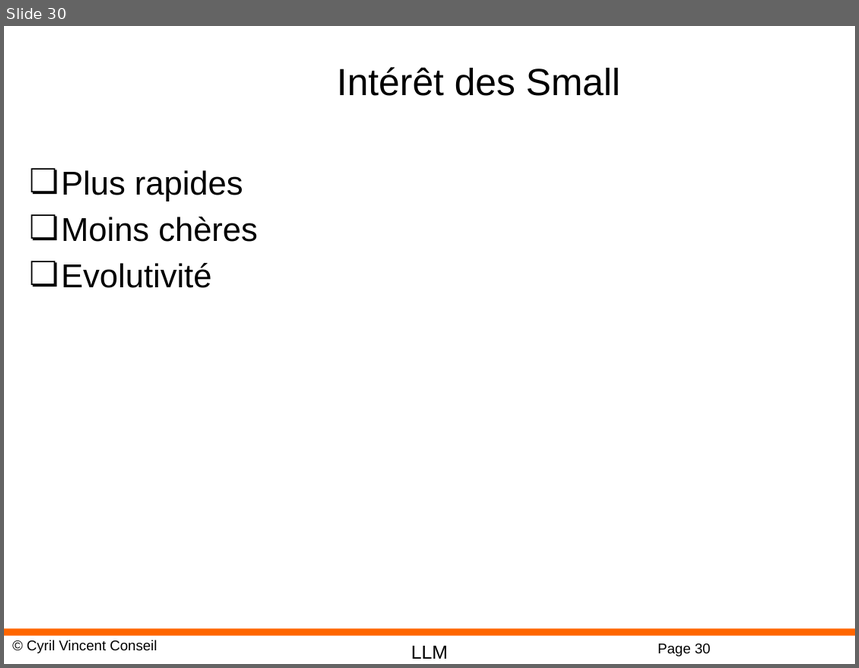
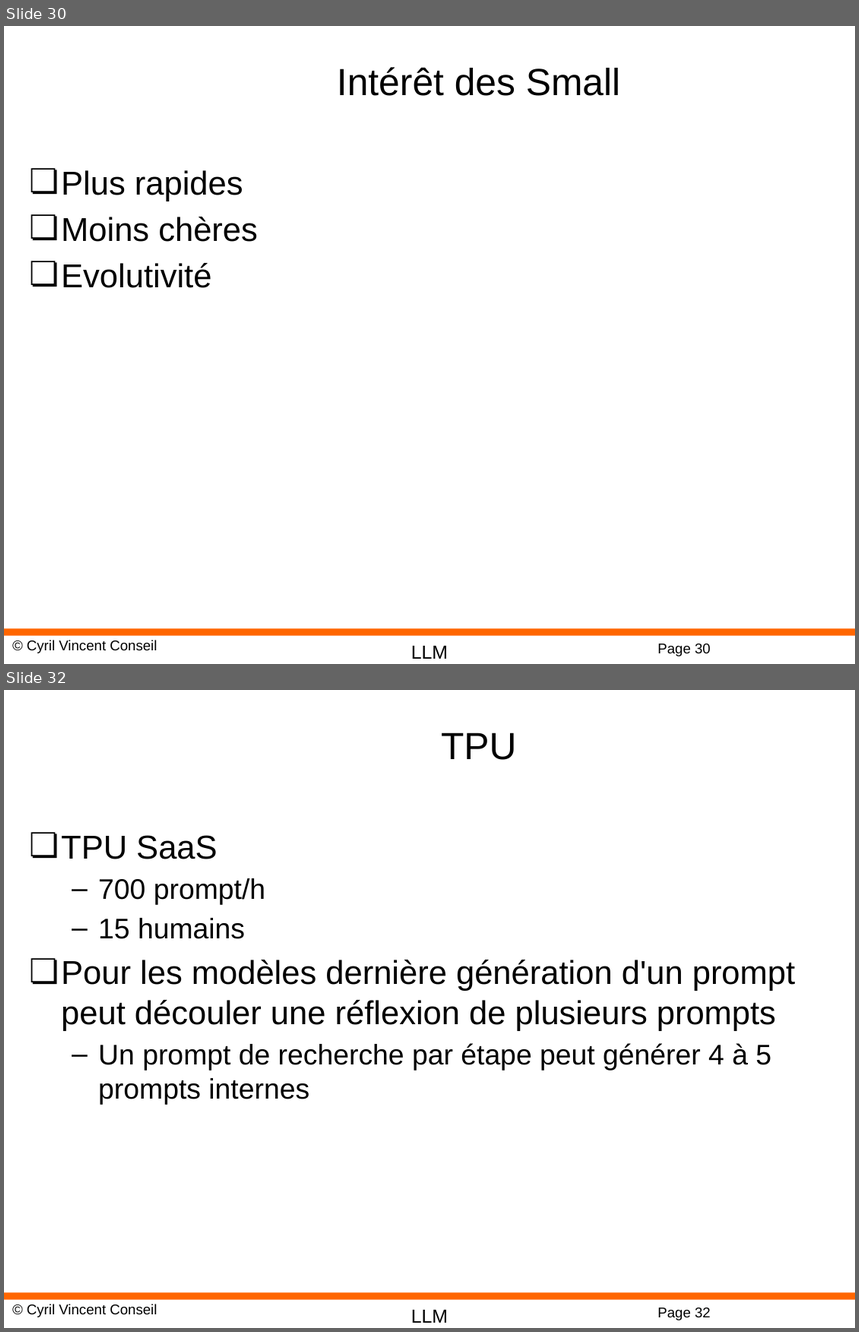
Before and after one commit to cyrilvincent/IA-LLM, a slide deck: AI14-Install-LLM.pptx. Shown one above the other, each under a label of ours: slide 30 before the commit, slides 30 and 32 after it; the slides between them are not shown. The pictures are 859x668 and 859x1332 pixels, drawn with LibreOffice and Linux fonts; fonts in the diff are those of the drawing; background and template pictures are left out. Boxes give left, top, right and bottom in pixels: in the first picture for what was removed or moved away, otherwise in the second. Text is boxed around its words. In the diff, an @@ line names an element or a change of style, - is before the commit and + after.

```diff
--- a/AI14-Install-LLM.pptx
+++ b/AI14-Install-LLM.pptx
@@ slide 32 added at box(4, 690, 855, 1328), background #FFFFFF; not listed: 4 template elements that a slide beside it also shows @@
@@ title added at box(441, 733, 517, 760), 32 pt, text #000000 @@
+TPU
@@ text added at box(61, 835, 795, 1105), 28 pt, text #000000 @@
+❏ TPU SaaS
+  – 700 prompt/h
+  – 15 humains
+❏ Pour les modèles dernière génération d'un prompt peut découler une réflexion de plusieurs prompts
+  – Un prompt de recherche par étape peut générer 4 à 5 prompts internes
```
Also in this commit, not shown: 2 other slides added.
